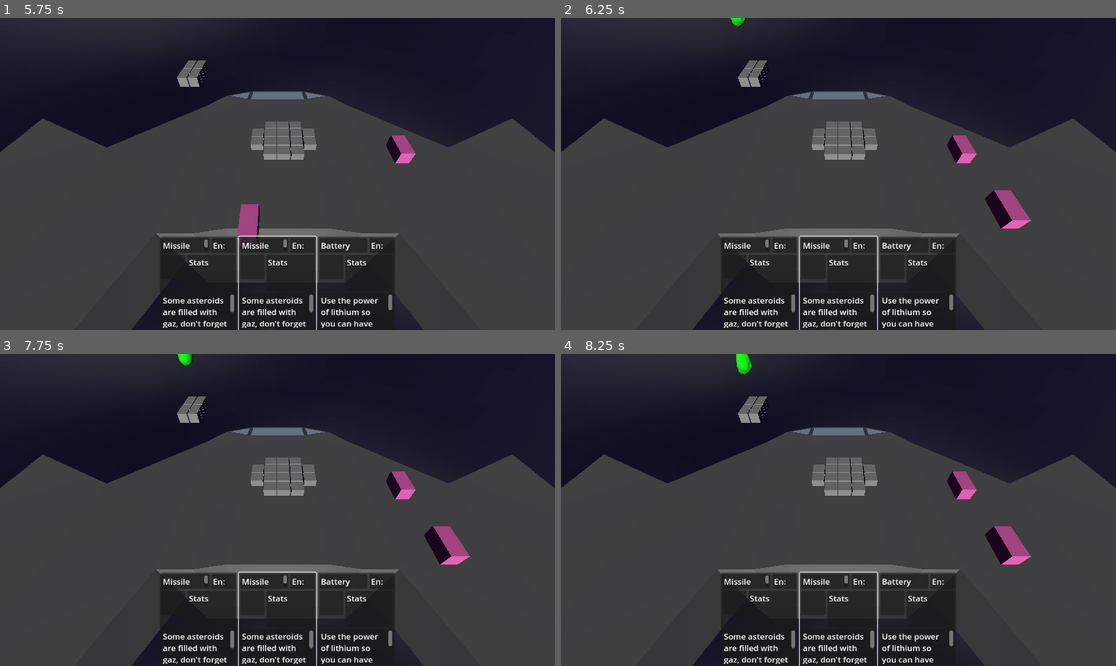
Above: before the commit, frames 1-4 (two rows, left to right).
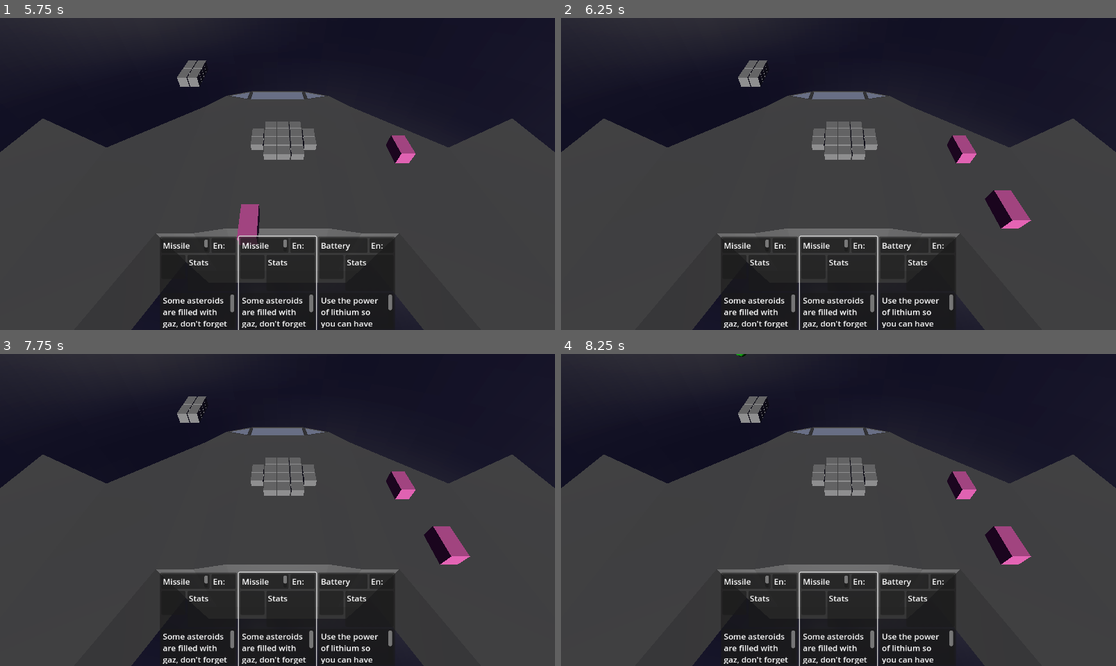
Above: after the commit, the same moments.

Repository: Xwilarg/LudumDare54
Game: Godot game, scene res://Scenes/Main.tscn
The game is run twice, just before and just after one commit, with the same random seed, the same clock (stepped at 60 frames per second) and the same inputs. Video files are missing from this copy of the repository; at most half a second of black plays in their place.
Inputs (mouse positions are in pixels of both pictures, inside the frame that each line leads up to):
- Up to frame 1 (5.75 s): click (199, 283) at 0.52 s; click (199, 283) at 1.27 s; click (199, 283) at 2.02 s; tap Enter at 2.75, 4.25 s; move the mouse to (399, 158) at 2.77 s; click (399, 158) at 2.92 s; tap Space at 3.5, 5 s; move the mouse to (166, 189) at 3.52 s; click (166, 189) at 3.67 s; move the mouse to (333, 105) at 4.27 s; click (333, 105) at 4.42 s; move the mouse to (249, 236) at 5.02 s; click (249, 236) at 5.17 s
- Up to frame 2 (6.25 s): tap Enter at 5.75 s; move the mouse to (1005, 220) at 5.77 s; click (1005, 220) at 5.92 s
- Up to frame 3 (7.75 s): move the mouse to (111, 463) at 6.52 s; click (111, 463) at 6.67 s; tap Space at 7.25 s; move the mouse to (305, 510) at 7.27 s; click (305, 510) at 7.42 s
- Up to frame 4 (8.25 s): move the mouse to (755, 432) at 8.02 s; click (755, 432) at 8.17 s

Frame 1 is identical in both runs. In frame 2, less than 0.1% of the frame differs, in the area x 30-34%, y 0-3%; in frame 3, less than 0.1%; in frame 4, 0.2%, in the area x 31-35%, y 0-7%.

Commit message:
Fix asteroid wrong rotation

Diff:
--- a/Scenes/AsteroidModel/Asteroid_game1.tscn
+++ b/Scenes/AsteroidModel/Asteroid_game1.tscn
@@ -11,4 +11,4 @@
 mesh = SubResource("BoxMesh_bnuf8")
 
 [node name="Asteroid_model" parent="RigidBody3D/CollisionShape3D" index="1" instance=ExtResource("2_u1oe4")]
-transform = Transform3D(1, 0, 0, 0, 1, 0, 0, 0, 1, 0, -2, 0)
+transform = Transform3D(1, 0, 0, 0, 1, 0, 0, 0, 1, 0, 0.666183, 0)
--- a/Scenes/AsteroidModel/Asteroid_game2.tscn
+++ b/Scenes/AsteroidModel/Asteroid_game2.tscn
@@ -6,4 +6,4 @@
 [node name="Asteroid" instance=ExtResource("1_cyt7o")]
 
 [node name="Asteroid_model" parent="RigidBody3D/CollisionShape3D" index="1" instance=ExtResource("2_yxtfg")]
-transform = Transform3D(1, 0, 0, 0, 1, 0, 0, 0, 1, 0, -1.29837, 0)
+transform = Transform3D(1, 0, 0, 0, 1, 0, 0, 0, 1, 0, 0.135259, 0)
--- a/Scenes/AsteroidModel/asteroid_raw.tscn
+++ b/Scenes/AsteroidModel/asteroid_raw.tscn
@@ -9,4 +9,5 @@
 meshpath = NodePath("Asteroid 1")
 
 [node name="Asteroid 1" parent="." index="0"]
+transform = Transform3D(1, 0, 0, 0, 1, 0, 0, 0, 1, 0, -2.70302, 0)
 surface_material_override/0 = ExtResource("2_ht5l8")
--- a/Scenes/AsteroidModel/asteroid_raw2.tscn
+++ b/Scenes/AsteroidModel/asteroid_raw2.tscn
@@ -9,4 +9,5 @@
 meshpath = NodePath("Asteroid 2")
 
 [node name="Asteroid 2" parent="." index="0"]
+transform = Transform3D(1, 0, 0, 0, 1, 0, 0, 0, 1, 0, -1.39635, 0)
 surface_material_override/0 = ExtResource("2_cwl0d")
